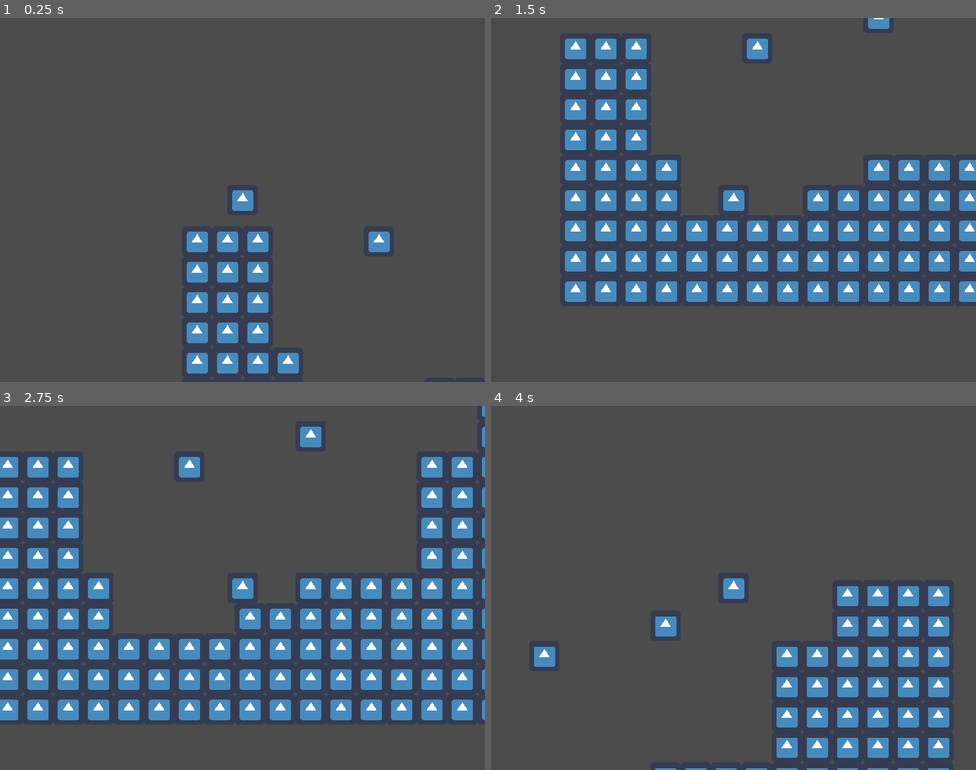
Above: before the commit, frames 1-4 (two rows, left to right).
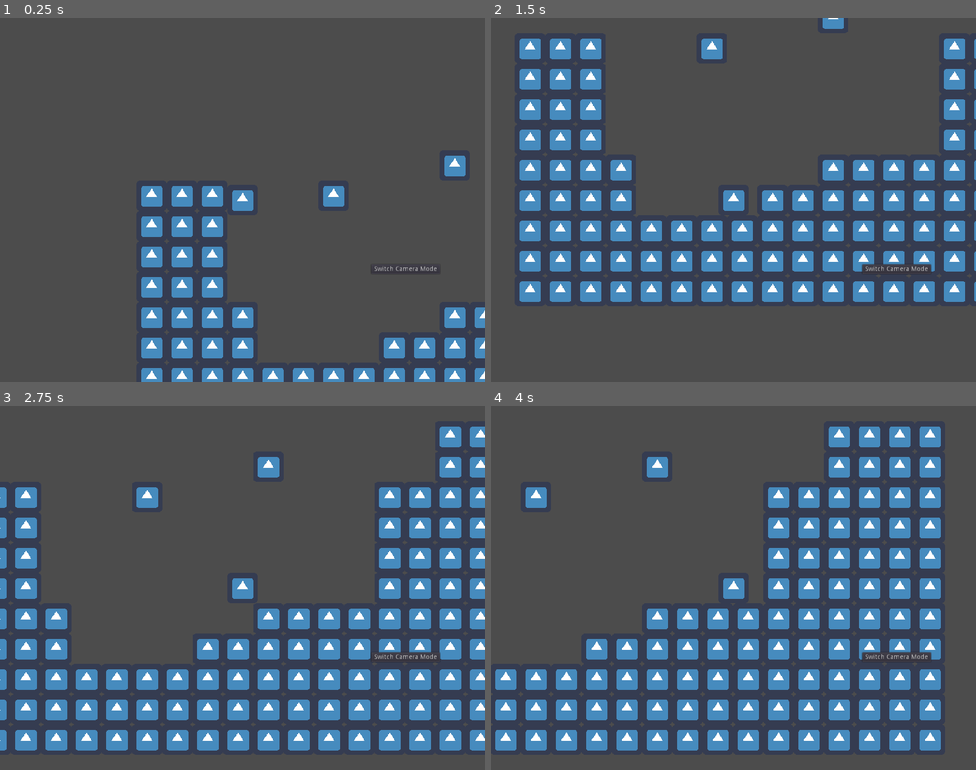
Above: after the commit, the same moments.

Repository: CRosenauer/Lost-Robot
Game: Godot game, scene res://Levels/Test/TestLevel.tscn
Same seed, same stepped clock (60 frames per second), same inputs: the game is played once before the commit and once after it. The engine's default icon, where the game draws it, is replaced by a stand-in: a white triangle on a blue panel in a dark square.
Inputs:
- Up to frame 1 (0.25 s): no input
- Up to frame 2 (1.5 s): hold D (InputRight) from 0.53 s (still down); tap J (InputDash) at 0.6 s; tap Space (InputJump) at 0.77 s; tap K (InputGrapple) at 1.35 s
- Up to frame 3 (2.75 s): tap Space (InputJump) at 1.52 s; release D (InputRight) at 2.03 s; hold A (InputLeft) from 2.03 s (still down); tap J (InputDash) at 2.1 s
- Up to frame 4 (4 s): release A (InputLeft) at 2.78 s; hold D (InputRight) from 2.78 s (still down); tap K (InputGrapple) at 2.85 s; tap Space (InputJump) at 3.02, 3.77 s; tap J (InputDash) at 3.6 s

The runs differ from the first frame. In frame 1, 11% of the frame differs, in the area x 29-100%, y 37-100%; in frame 2, 22%; in frame 3, 27%; in frame 4, 28%, in the area x 0-95%, y 5-100%.

Commit message:
camera with transition (WIP)
need to account for reparenting in the first frame of transition

Diff:
--- a/src/Entity/Components/CameraComponent.gd
+++ b/src/Entity/Components/CameraComponent.gd
@@ -1,4 +1,16 @@
 extends Camera2D
+
+var TRANSITIONTIME = 60
+
+var locked = true
+var scene
+var player
+var transitionCounter = 0
+
+var deltaPosX
+var deltaPosY
+var deltaZoomX
+var deltaZoomY
 
 #This isn't good...
 func GetEntity(): #This could crash. Lets hope we use it correctly.
@@ -12,3 +24,44 @@
 
 func GetPuppet():
 	pass
+
+func _ready():
+	print("ready")
+	scene = get_parent().get_parent()
+	player = get_parent()
+
+	position.x = -get_viewport_rect().size.x/2
+	position.y = -get_viewport_rect().size.y/2
+
+func _on_Button_pressed():
+	if locked:
+		player.remove_child(self)
+		scene.add_child(self)
+		deltaPosX = (0-position.x)/TRANSITIONTIME
+		deltaPosY = (0-position.y)/TRANSITIONTIME
+		deltaZoomX = (1.2-zoom.x)/TRANSITIONTIME
+		deltaZoomY = (1.2-zoom.y)/TRANSITIONTIME
+		transitionCounter = TRANSITIONTIME
+		print("unlocking camera")
+	else:
+		scene.remove_child(self)
+		player.add_child(self)
+		deltaPosX = (-get_viewport_rect().size.x/2-position.x)/TRANSITIONTIME
+		deltaPosY = (-get_viewport_rect().size.y/2-position.y)/TRANSITIONTIME
+		deltaZoomX = (1-zoom.x)/TRANSITIONTIME
+		deltaZoomY = (1-zoom.y)/TRANSITIONTIME
+		transitionCounter = TRANSITIONTIME
+		print("locking camera")
+	locked = !locked
+
+func _process(delta):
+	if transitionCounter > 0:
+		transition()
+	transitionCounter = transitionCounter-1
+
+
+func transition():
+		position.x += deltaPosX
+		position.y += deltaPosY
+		zoom.x += deltaZoomX
+		zoom.y += deltaZoomY
--- a/src/Levels/Test/TestLevel.tscn
+++ b/src/Levels/Test/TestLevel.tscn
@@ -32,12 +32,26 @@
 
 [node name="Node2D" type="Node2D"]
 
-[node name="TileMap" type="TileMap" parent="."]
+[node name="Room" type="TileMap" parent="."]
 tile_set = SubResource( 2 )
 format = 1
-tile_data = PoolIntArray( 14, 0, 0, 15, 0, 0, 16, 0, 0, 17, 0, 0,  …(1843 unchanged characters)…
+tile_data = PoolIntArray( -262161, 0, 0, 14, 0, 0, 15, 0, 0, 16, 0, 0, 17, 0, 0,  …(1843 unchanged characters)…
 
-[node name="IEntity" parent="." instance=ExtResource( 2 )]
+[node name="Player" parent="." instance=ExtResource( 2 )]
+position = Vector2( 96, 96 )
 
-[node name="CameraComponent" parent="IEntity" instance=ExtResource( 3 )]
+[node name="CameraComponent" parent="Player" instance=ExtResource( 3 )]
+position = Vector2( -488, -360 )
+anchor_mode = 0
 current = true
+
+[node name="Button" type="Button" parent="Player/CameraComponent"]
+margin_left = 784.0
+margin_top = 520.0
+margin_right = 929.0
+margin_bottom = 540.0
+text = "Switch Camera Mode"
+__meta__ = {
+"_edit_use_anchors_": false
+}
+[connection signal="pressed" from="Player/CameraComponent/Button" to="Player/CameraComponent" method="_on_Button_pressed"]
